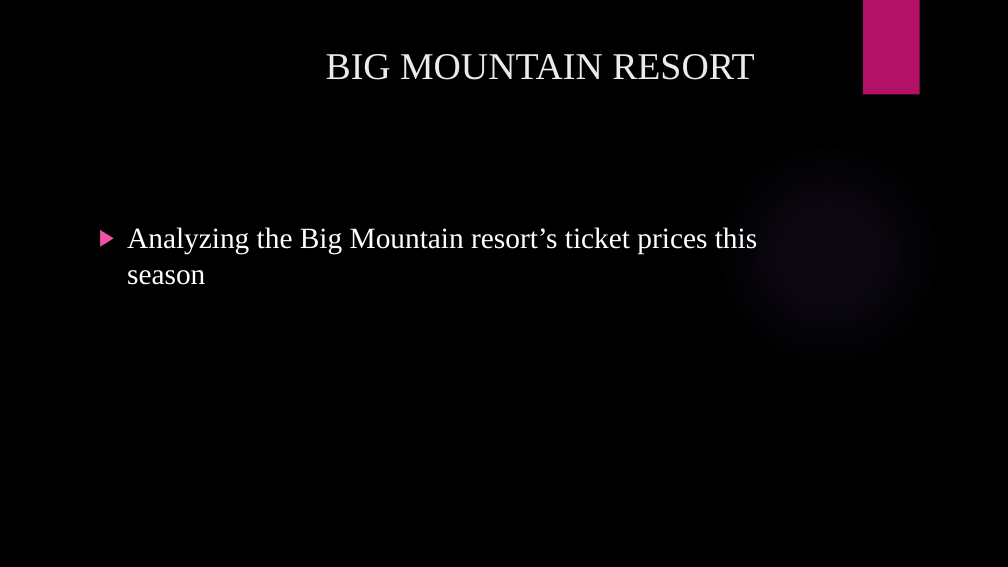
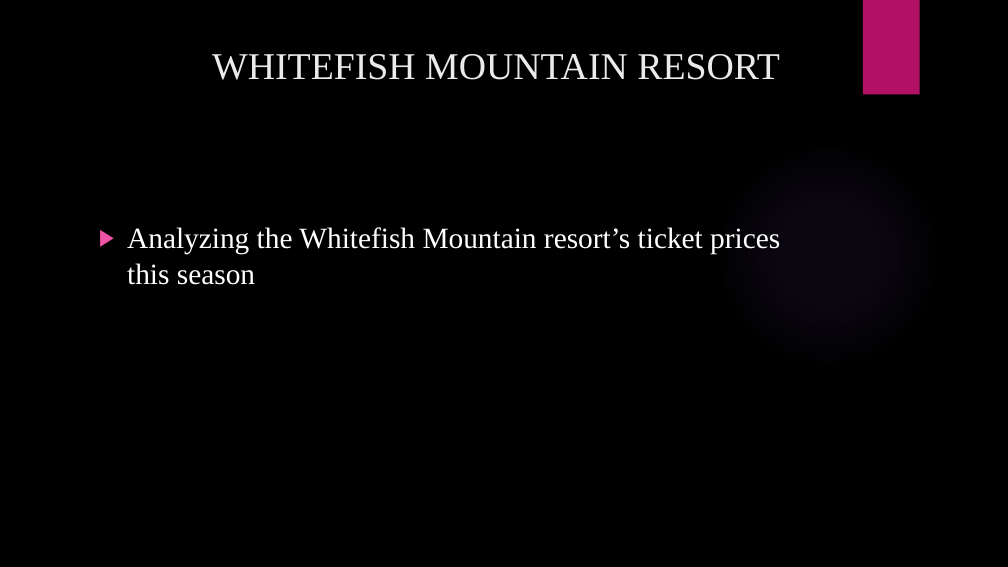
Before and after one commit to sanapplegates/Springbaord, a slide deck: slide 1 of Guided-capstone-Unit-6/Guided-Capstone-Project-Report.pptx. Drawn at 1008x567 pixels with LibreOffice and Linux fonts; fonts in the diff are those of the drawing; background and template pictures are left out. Boxes give left, top, right and bottom in pixels: in the first picture for what was removed or moved away, otherwise in the second. Text is boxed around its words. In the diff, an @@ line names an element or a change of style, - is before the commit and + after.

```diff
--- a/Guided-capstone-Unit-6/Guided-Capstone-Project-Report.pptx
+++ b/Guided-capstone-Unit-6/Guided-Capstone-Project-Report.pptx
@@ title at (x1=212, y1=54, x2=780, y2=80): text changed @@
-BIG MOUNTAIN RESORT
+WHITEFISH MOUNTAIN RESORT
@@ text at (x1=127, y1=227, x2=780, y2=285): text changed @@
-▶ Analyzing the Big Mountain resort’s ticket prices this season
+▶ Analyzing the Whitefish Mountain resort’s ticket prices this season
```
Also in this commit, not shown: 2 other slides changed.
